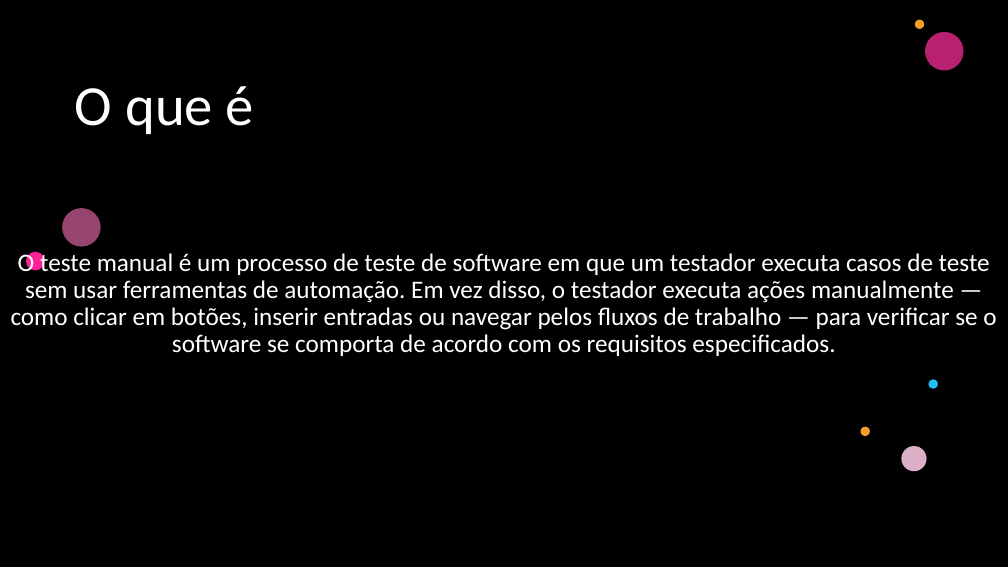
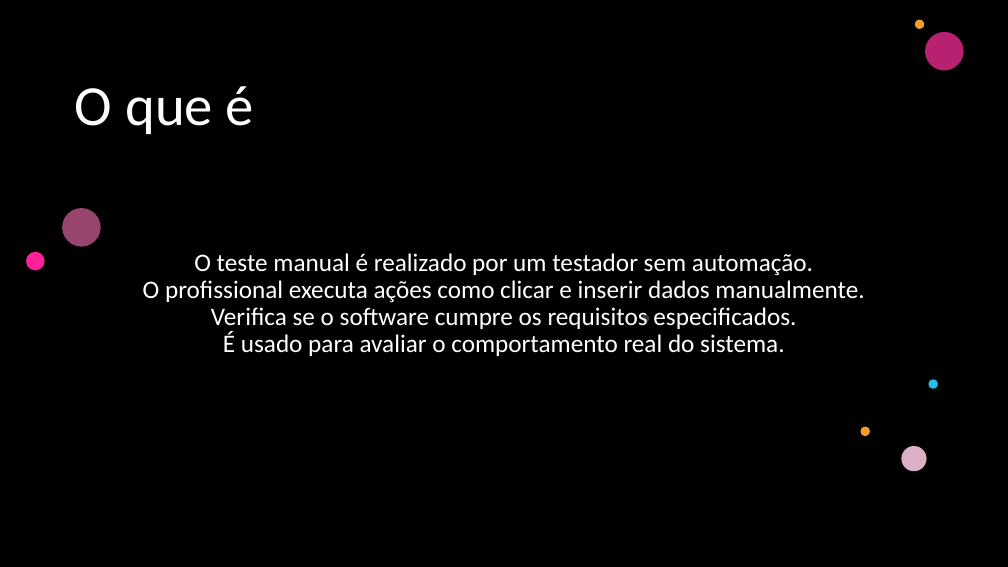
Before and after one commit to pauloryan091/atv-test, a slide deck: slide 2 of Teste Manual.pptx. Drawn at 1008x567 pixels with LibreOffice and Linux fonts; fonts in the diff are those of the drawing; background and template pictures are left out; a plain dark background stands for a picture behind light text. Boxes give left, top, right and bottom in pixels: in the first picture for what was removed or moved away, otherwise in the second. Text is boxed around its words. In the diff, an @@ line names an element or a change of style, - is before the commit and + after.

```diff
--- a/Teste Manual.pptx
+++ b/Teste Manual.pptx
@@ subtitle at (x1=143, y1=253, x2=864, y2=356): text changed @@
-O teste manual é um processo de teste de software em que um testador executa casos de teste sem usar ferramentas de automação. Em vez disso, o testador executa ações manualmente — como clicar em botões, inserir entradas ou navegar pelos fluxos de trabalho — para verificar se o software se comporta de acordo com os requisitos especificados.
+O teste manual é realizado por um testador sem automação.
+O profissional executa ações como clicar e inserir dados manualmente.
+Verifica se o software cumpre os requisitos especificados.
+É usado para avaliar o comportamento real do sistema.
```
Also in this commit, not shown: 2 other slides changed, 13 other files.
